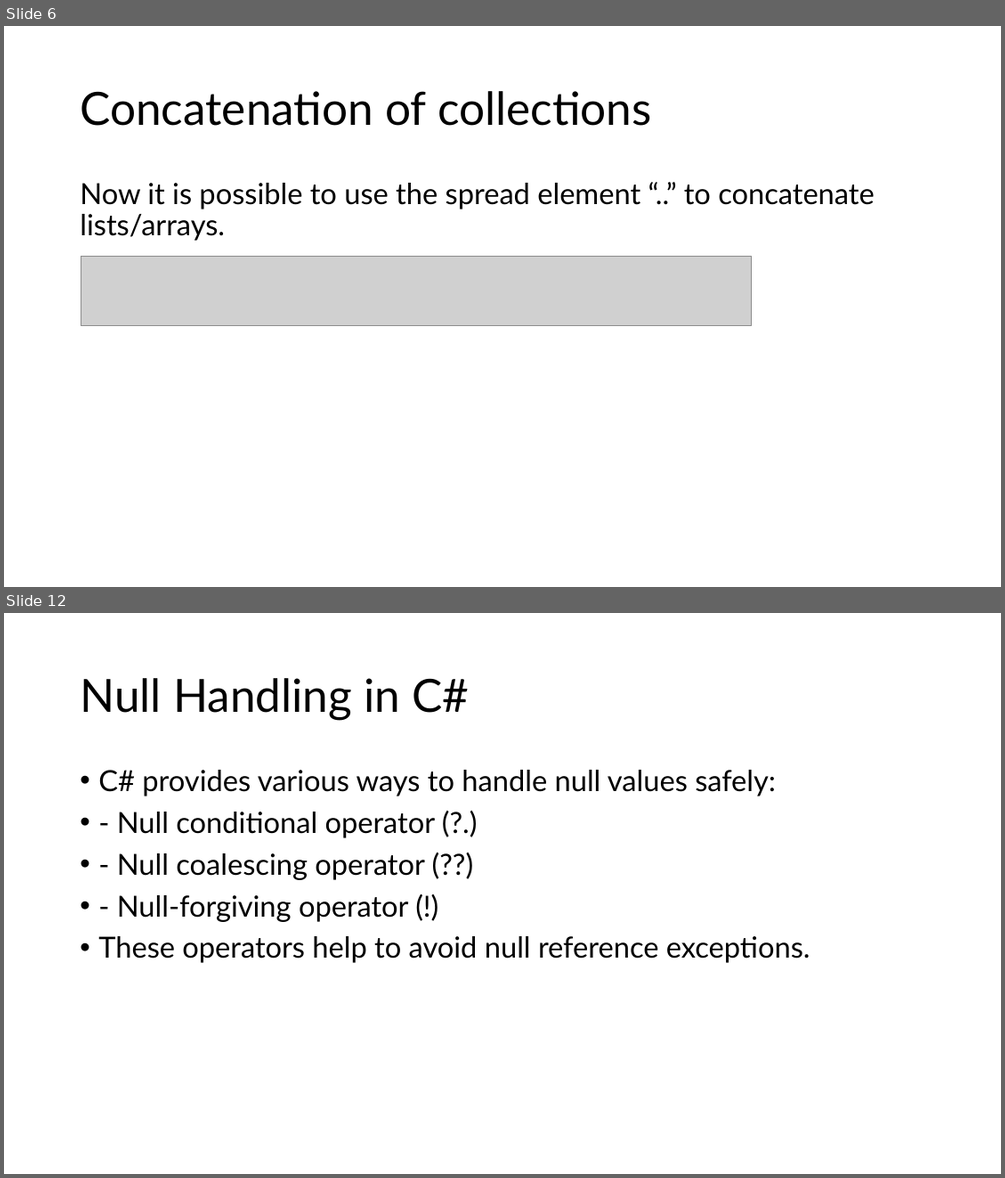
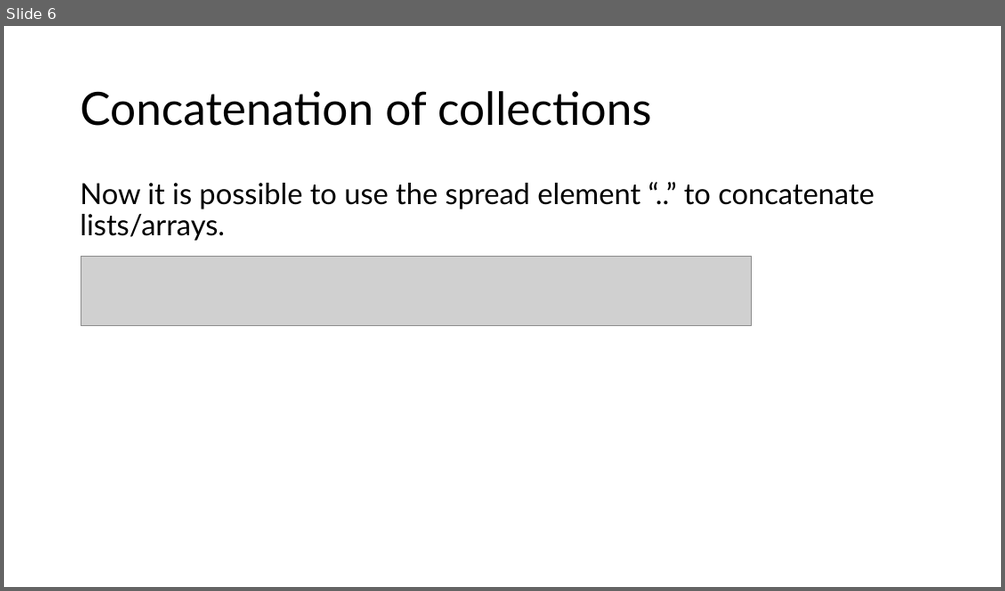
Before and after one commit to LuisSouto/C-sharp-new-features, a slide deck: slides.pptx. Shown one above the other, each under a label of ours: slides 6 and 12 before the commit, slide 6 after it; the slides between them are not shown. The pictures are 1005x1178 and 1005x591 pixels, drawn with LibreOffice and Linux fonts; fonts in the diff are those of the drawing; grey boxes stand for pictures. Boxes give left, top, right and bottom in pixels: in the first picture for what was removed or moved away, otherwise in the second. Text is boxed around its words. In the diff, an @@ line names an element or a change of style, - is before the commit and + after.

```diff
--- a/slides.pptx
+++ b/slides.pptx
@@ slide 12 removed at (x1=4, y1=613, x2=1001, y2=1174), background #FFFFFF @@
@@ title removed at (x1=80, y1=678, x2=469, y2=720) @@
-Null Handling in C#
@@ text removed at (x1=98, y1=770, x2=810, y2=963) @@
-• C# provides various ways to handle null values safely:
-• - Null conditional operator (?.)
-• - Null coalescing operator (??)
-• - Null-forgiving operator (!)
-• These operators help to avoid null reference exceptions.
```
Also in this commit, not shown: 7 other slides removed.
